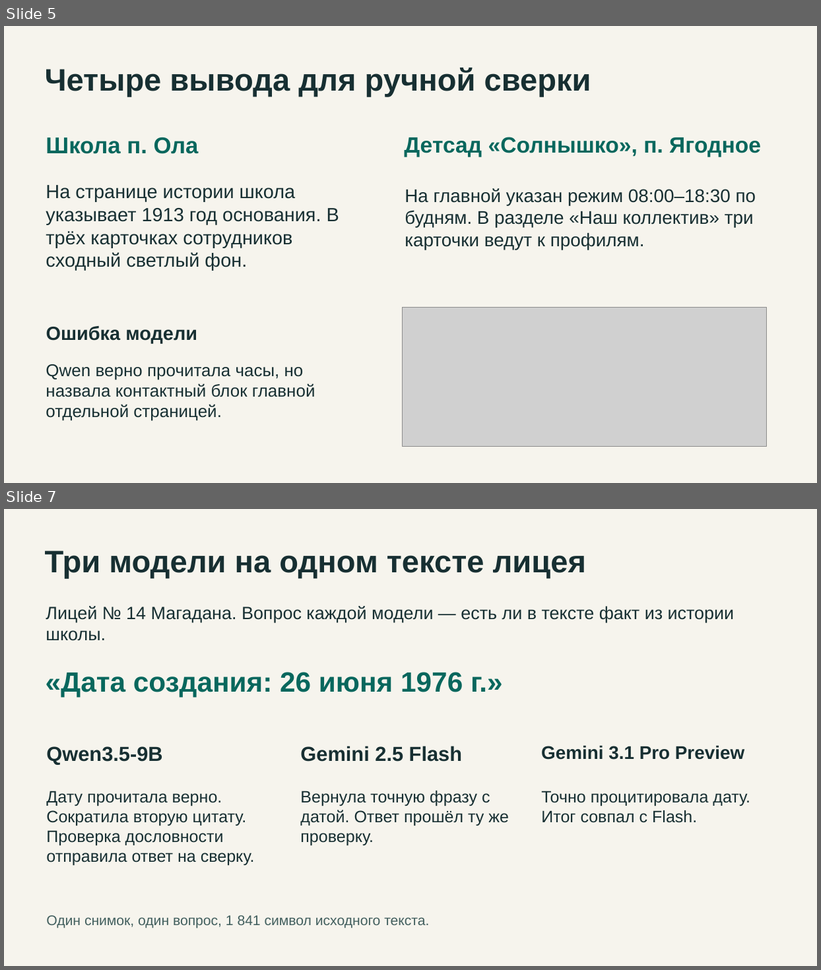
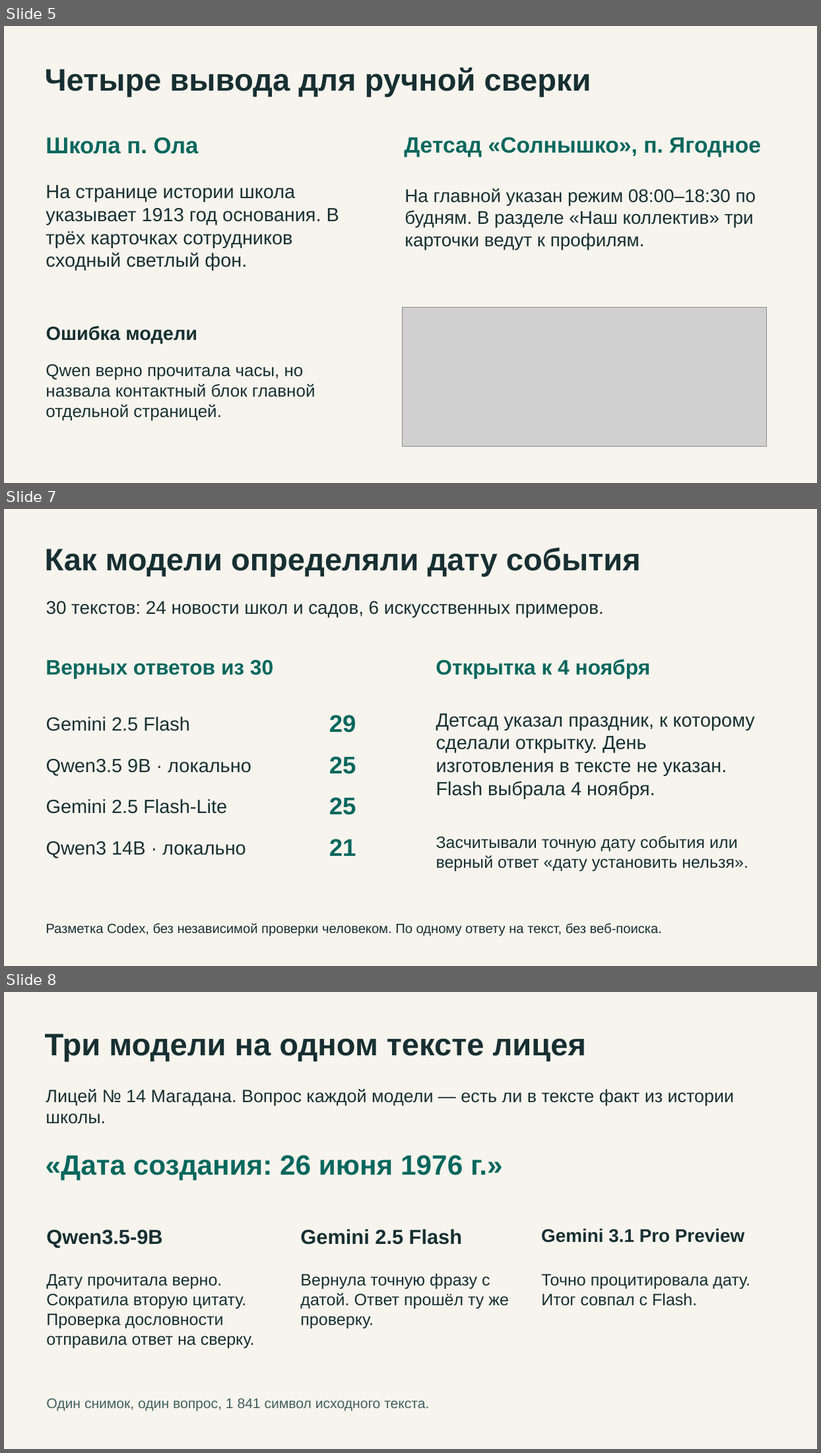
Before and after one commit to Dispite8death/Hackaton, a slide deck: Презентация/Аудит сайтов.pptx. Shown one above the other, each under a label of ours: slides 5 and 7 before the commit, slides 5, 7 and 8 after it; the slides between them are not shown. The pictures are 821x970 and 821x1453 pixels, drawn with LibreOffice and Linux fonts; fonts in the diff are those of the drawing; grey boxes stand for pictures. Boxes give left, top, right and bottom in pixels: in the first picture for what was removed or moved away, otherwise in the second. Text is boxed around its words. In the diff, an @@ line names an element or a change of style, - is before the commit and + after.

```diff
--- a/Презентация/Аудит сайтов.pptx
+++ b/Презентация/Аудит сайтов.pptx
@@ slide 7 added at box(4, 509, 817, 966), background #F6F4ED @@
@@ text added at box(45, 547, 641, 577), 36.8 pt, text #172F32, bold @@
+Как модели определяли дату события
@@ text added at box(46, 601, 604, 618), 21.8 pt, text #172F32 @@
+30 текстов: 24 новости школ и садов, 6 искусственных примеров.
@@ text added at box(46, 660, 273, 679), 24.8 pt, text #08675D, bold @@
+Верных ответов из 30
@@ text added at box(436, 659, 651, 679), 24.8 pt, text #08675D, bold @@
+Открытка к 4 ноября
@@ text added at box(46, 717, 190, 731), 22.5 pt, text #172F32 @@
+Gemini 2.5 Flash
@@ text added at box(329, 715, 356, 733), 28.5 pt, text #08675D, bold @@
+29
@@ text added at box(436, 714, 755, 799), 22.5 pt, text #172F32 @@
+Детсад указал праздник, к которому сделали открытку. День изготовления в тексте не указан. Flash выбрала 4 ноября.
@@ text added at box(46, 759, 252, 776), 22.5 pt, text #172F32 @@
+Qwen3.5 9B · локально
@@ text added at box(329, 757, 356, 774), 28.5 pt, text #08675D, bold @@
+25
@@ text added at box(46, 799, 227, 814), 22.5 pt, text #172F32 @@
+Gemini 2.5 Flash-Lite
@@ text added at box(329, 797, 356, 815), 28.5 pt, text #08675D, bold @@
+25
@@ text added at box(46, 842, 246, 858), 22.5 pt, text #172F32 @@
+Qwen3 14B · локально
@@ text added at box(329, 839, 356, 856), 28.5 pt, text #08675D, bold @@
+21
@@ text added at box(436, 836, 748, 872), 19.5 pt, text #172F32 @@
+Засчитывали точную дату события или верный ответ «дату установить нельзя».
@@ text added at box(46, 923, 662, 937), 15.8 pt, text #172F32 @@
+Разметка Codex, без независимой проверки человеком. По одному ответу на текст, без веб-поиска.
@@ what was slide 7 is now slide 8 @@
```
Also in this commit, not shown: 1 slide changed, 2 other files.
